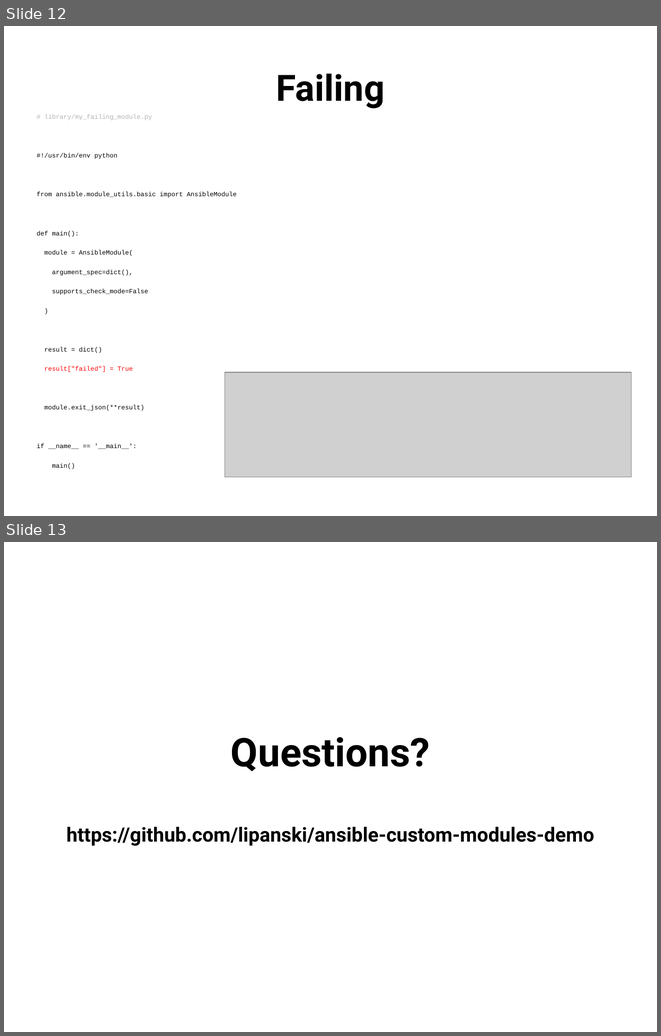
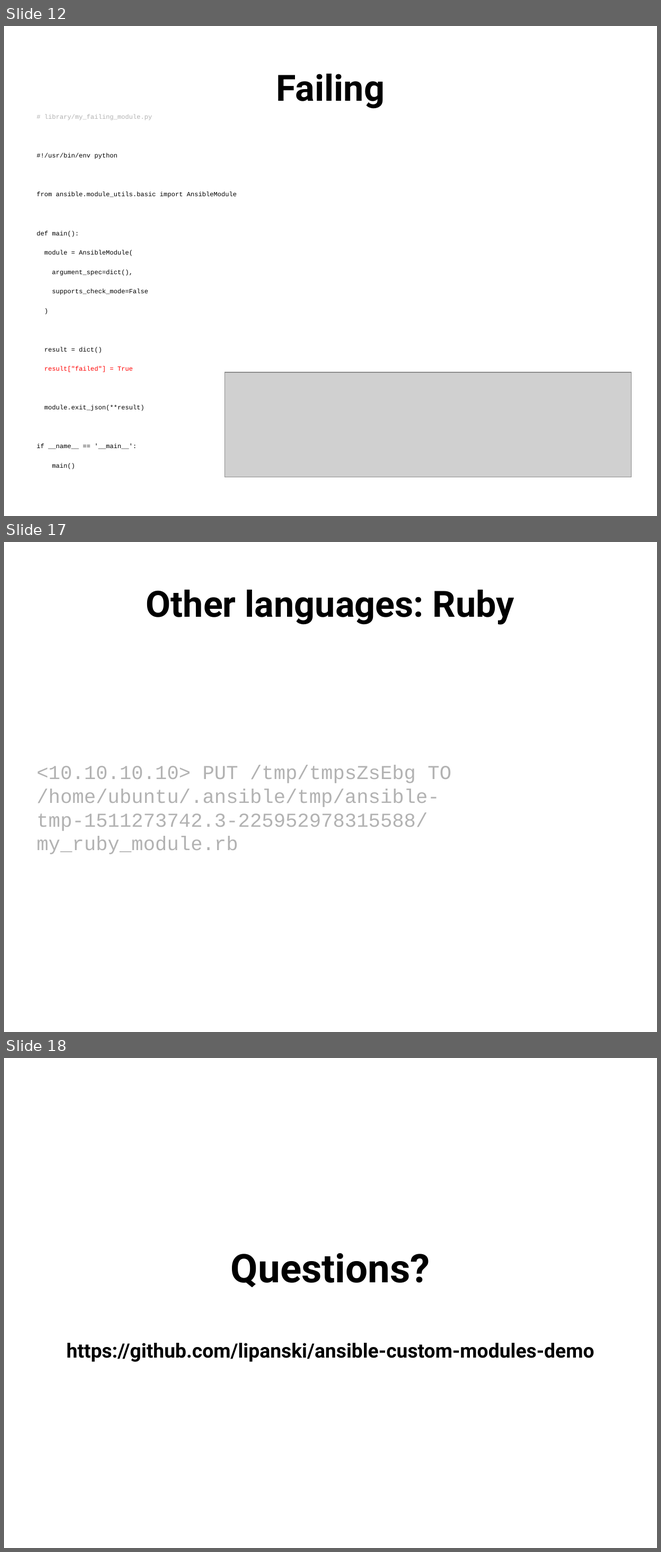
Before and after one commit to lipanski/ansible-custom-modules-demo, a slide deck: slides/custom-modules.odp. Shown one above the other, each under a label of ours: slides 12 and 13 before the commit, slides 12, 17 and 18 after it; the slides between them are not shown. The pictures are 661x1036 and 661x1552 pixels, drawn with LibreOffice and Linux fonts; fonts in the diff are those of the drawing; grey boxes stand for pictures. Boxes give left, top, right and bottom in pixels: in the first picture for what was removed or moved away, otherwise in the second. Text is boxed around its words. In the diff, an @@ line names an element or a change of style, - is before the commit and + after.

Commit message:
module_with_args and my_ruby_module

```diff
--- a/slides/custom-modules.odp
+++ b/slides/custom-modules.odp
@@ slide 17 added at box(4, 542, 657, 1032), background #FFFFFF @@
@@ title added at box(146, 589, 514, 625), 44 pt, text #000000, bold @@
+Other languages: Ruby
@@ text added at box(37, 765, 451, 854), 24 pt, text #B2B2B2 @@
+<10.10.10.10> PUT /tmp/tmpsZsEbg TO /home/ubuntu/.ansible/tmp/ansible-tmp-1511273742.3-225952978315588/my_ruby_module.rb
@@ what was slide 13 is now slide 18 @@
```
Also in this commit, not shown: 2 slides changed, 4 other slides added, 4 other files.
